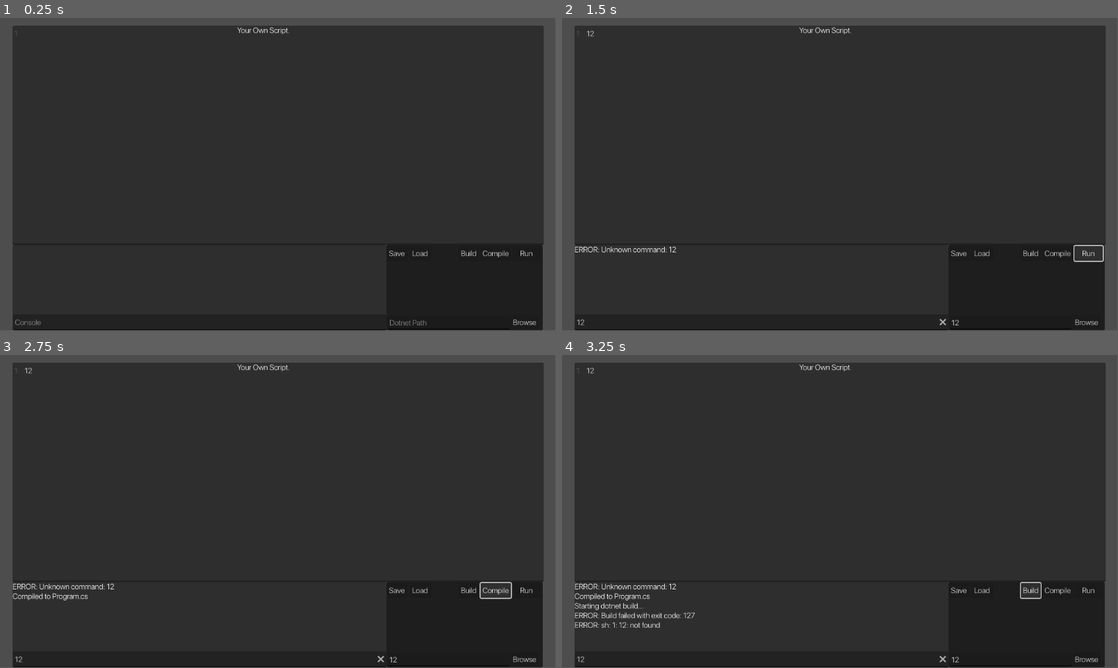
Above: before the commit, frames 1-4 (two rows, left to right).
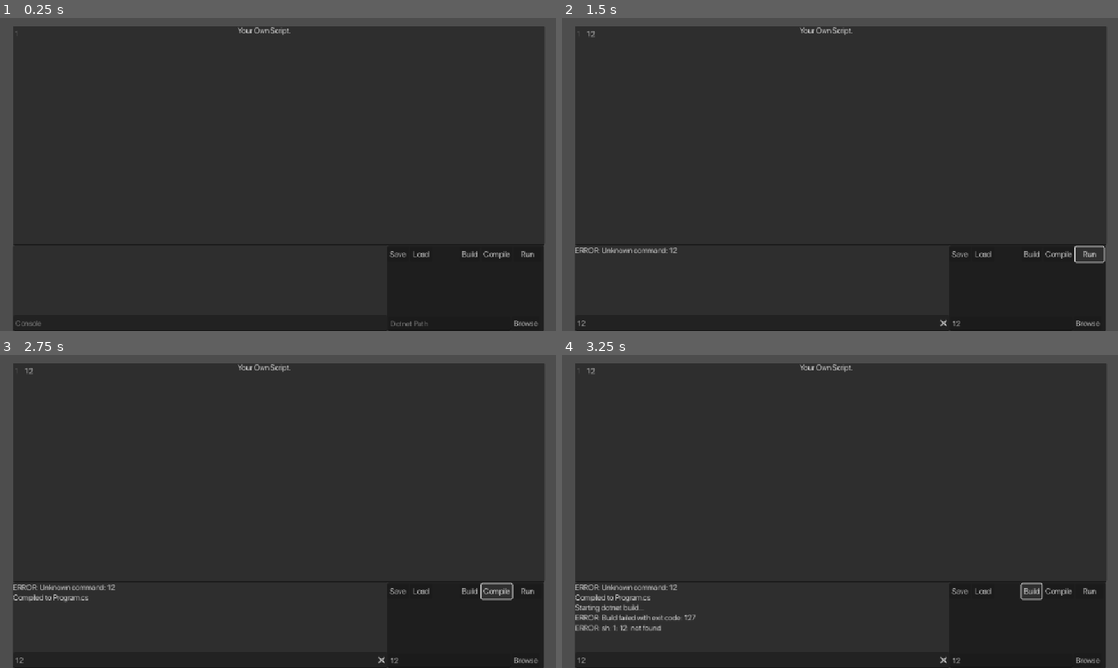
Above: after the commit, the same moments.

Repository: explysm/Your-Own-Script
Game: Godot game, scene res://scenes/MainScene.tscn
Same seed, same stepped clock (60 frames per second), same inputs: the game is played once before the commit and once after it.
Inputs (mouse positions are in pixels of both pictures, inside the frame that each line leads up to):
- Up to frame 1 (0.25 s): no input
- Up to frame 2 (1.5 s): click (840, 133) at 0.52 s; type "12" at 0.6 s; click (762, 321) at 0.75 s; type "12" at 0.83 s; click (1012, 321) at 0.98 s; type "12" at 1.07 s; click "Run" at 1.25 s
- Up to frame 3 (2.75 s): click "Compile" at 2 s
- Up to frame 4 (3.25 s): click "Build" at 2.75 s
The window is 799x449 before the commit and 800x450 after it. Grey fills any space a smaller window leaves; there, only what the larger window draws over its background counts as a difference.

The runs differ from the first frame. In frame 1, 1.0% of the frame differs, in the area x 0-100%, y 0-100%; in frame 2, 1.3%; in frame 3, 1.5%; in frame 4, 2.1%.

Commit message:
added "timer:" command to wait a specfic amount of time

Diff:
--- a/your-own-script-app/project.godot
+++ b/your-own-script-app/project.godot
@@ -17,6 +17,11 @@
 boot_splash/image="uid://bq1a0qaqx4d1i"
 config/icon="uid://bq1a0qaqx4d1i"
 
+[display]
+
+window/stretch/mode="canvas_items"
+window/stretch/aspect="ignore"
+
 [gui]
 
 theme/custom_font="uid://bhkagvud1gyy2"
--- a/your-own-script-app/scenes/main_scene.gd
+++ b/your-own-script-app/scenes/main_scene.gd
@@ -2,7 +2,7 @@
 
 # ---------------------------
 # Keywords for syntax highlighting
-const KEYWORDS = ["print", "vs", "vi", "loop:", "input:", "help", "if:", "vb", "==", "<", ">", "!=", "loop", "clear", "random", "len"]
+const KEYWORDS = ["print", "vs", "vi", "loop:", "input:", "help", "if:", "vb", "==", "<", ">", "!=", "loop", "clear", "random", "len", "timer:"]
 const MAX_LOOP_ITERATIONS = 100000
 
 # Node references
@@ -43,7 +43,6 @@
 	browse_button.pressed.connect(_on_browse_pressed)
 
 	editor.text_changed.connect(_on_editor_text_changed)
-	input_line.text_submitted.connect(_on_input_received)
 
 	editor.set_draw_spaces(true)
 	update_highlighter()
@@ -68,6 +67,7 @@
 	highlighter_theme.add_keyword_color("clear", Color.WHITE)
 	highlighter_theme.add_keyword_color("random", Color.WHITE)
 	highlighter_theme.add_keyword_color("len", Color.WHITE)
+	highlighter_theme.add_keyword_color("timer:", Color.ORANGE)
 	highlighter_theme.add_color_region("#", "", Color.DARK_GRAY)
 
 	editor.syntax_highlighter = highlighter_theme
@@ -190,7 +190,7 @@
 
 # ---------------------------
 # Program Execution (Stack-based)
-func _on_run_pressed():
+func _on_run_pressed() -> void:
 	console.clear()
 	variables.clear()
 	loop_iterations.clear()
@@ -199,9 +199,9 @@
 	var lines = editor.text.split("\n")
 	execution_stack.append({"lines": lines, "index": 0})
 
-	execute_program()
-
-func execute_program():
+	await execute_program()
+
+func execute_program() -> void:
 	while execution_stack.size() > 0:
 		var frame = execution_stack.back()
 		var lines = frame.lines
@@ -237,7 +237,6 @@
 				frame.index += body_lines.size() + 1
 				continue
 
-		# Handle the entire if/else if/else chain as a single unit
 		elif stripped_line.begins_with("if:"):
 			var condition = stripped_line.replace("if:", "").strip_edges()
 			var block_lines = get_block(lines, i)
@@ -249,12 +248,10 @@
 
 			var current_index = i + block_lines.size() + 1
 
-			# Search for and skip any connected 'else if' or 'else' blocks
 			while current_index < lines.size():
 				var next_line = lines[current_index]
 				var next_stripped_line = next_line.strip_edges()
 
-				# If we find a new top-level block, the chain is over
 				if not (next_stripped_line.begins_with("else") or next_stripped_line.begins_with("else if:")):
 					break
 
@@ -271,44 +268,54 @@
 
 				current_index += next_block_lines.size() + 1
 
-			# Advance the parent frame's index to skip the entire chain
 			frame.index = current_index
 			continue
 
 		elif stripped_line.begins_with("input:"):
-			var var_name = stripped_line.replace("input:", "").strip_edges()
-			if var_name:
-				log_output(">>")
-				input_line.show()
-				awaiting_input_for_variable = var_name
-				frame.index += 1
-				return
+			await get_input_from_user(stripped_line)
+			frame.index += 1
+			continue
+
+		elif stripped_line.begins_with("timer:"):
+			var time_str = stripped_line.replace("timer:", "").strip_edges()
+			var time_msec = eval_expression(time_str)
+			if typeof(time_msec) == TYPE_INT and time_msec > 0:
+				await get_tree().create_timer(float(time_msec) / 1000.0).timeout
+			else:
+				log_error("Invalid time for 'timer:'. Must be a positive integer.")
+			frame.index += 1
+			continue
 
 		else:
 			parse_line(stripped_line)
 			frame.index += 1
 
-func _on_input_received(text: String):
-	if awaiting_input_for_variable:
-		if variables.has(awaiting_input_for_variable):
-			var var_type = variables[awaiting_input_for_variable].get("type")
+func get_input_from_user(line: String) -> void:
+	var var_name = line.replace("input:", "").strip_edges()
+	if var_name:
+		log_output(">>")
+		input_line.show()
+		var input_text = await input_line.text_submitted
+
+		if variables.has(var_name):
+			var var_type = variables[var_name].get("type")
 			if var_type == "int":
-				if text.is_valid_int():
-					variables[awaiting_input_for_variable].value = int(text)
+				if input_text.is_valid_int():
+					variables[var_name].value = int(input_text)
 				else:
 					log_error("Input is not a valid integer. Defaulting to 0.")
-					variables[awaiting_input_for_variable].value = 0
+					variables[var_name].value = 0
 			elif var_type == "bool":
-				variables[awaiting_input_for_variable].value = (text.to_lower() == "true")
+				variables[var_name].value = (input_text.to_lower() == "true")
 			else:
-				variables[awaiting_input_for_variable].value = text
-		else:
-			variables[awaiting_input_for_variable] = {"type": "string", "value": text}
+				variables[var_name].value = input_text
+		else:
+			variables[var_name] = {"type": "string", "value": input_text}
 
 		input_line.hide()
 		input_line.clear()
-		awaiting_input_for_variable = ""
-		execute_program()
+	else:
+		log_error("Input target variable not declared: " + var_name)
 
 # ---------------------------
 # Parse a single line containing multiple statements
@@ -514,6 +521,7 @@
 	log_output("clear                : Clears the console.")
 	log_output("random <var> <min> <max> : Generates a random integer and stores it in <var>.")
 	log_output("len <var>             : Prints the length of a string variable.")
+	log_output("timer: <msec>         : Pauses execution for a specified number of milliseconds.")
 	log_output("help                 : Displays this help message.")
 	log_output("---")
 
